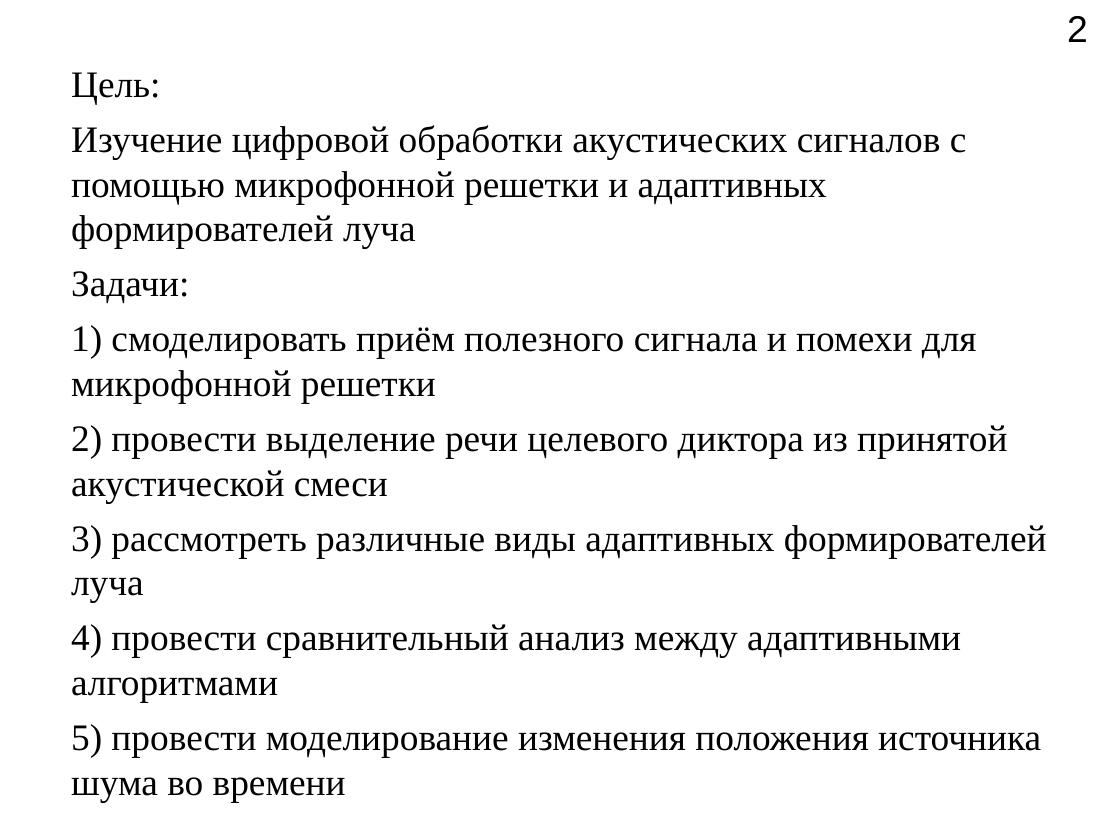
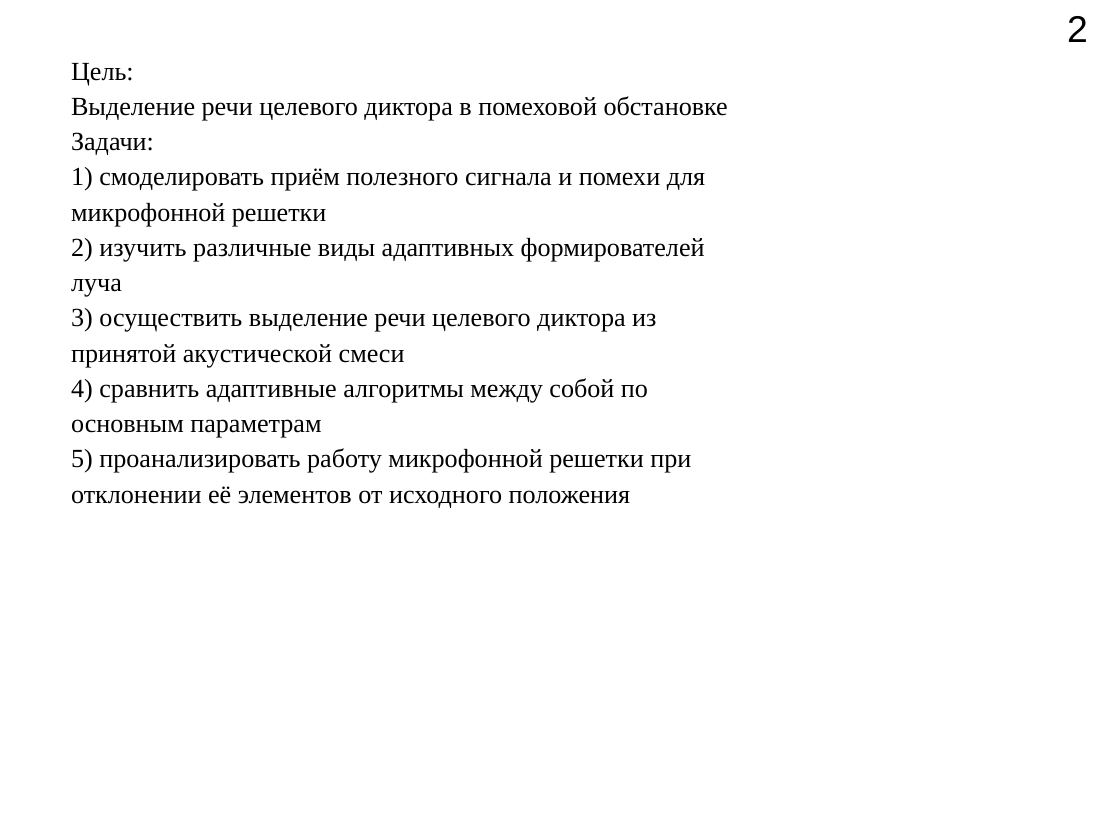
Before and after one commit to Rernamp/myDiplom, a slide deck: slide 2 of Презентация.ppt. Drawn at 1120x840 pixels with LibreOffice and Linux fonts; fonts in the diff are those of the drawing. Boxes give left, top, right and bottom in pixels: in the first picture for what was removed or moved away, otherwise in the second. Text is boxed around its words. In the diff, an @@ line names an element or a change of style, - is before the commit and + after.

```diff
--- a/Презентация.ppt
+++ b/Презентация.ppt
@@ text at (71,63,154,155): size 24 to 16.8 pt in "Цель:", "Задачи:"; line spacing 1 to 0.8 @@
@@ text at (71,96,728,121): text changed; size 24 to 16.8 pt @@
-Изучение цифровой обработки акустических сигналов с помощью микрофонной решетки и адаптивных формирователей луча
+Выделение речи целевого диктора в помеховой обстановке
@@ text at (71,167,705,508): text changed; size 24 to 16.8 pt @@
-1) смоделировать приём полезного сигнала и помехи для микрофонной решетки
-2) провести выделение речи целевого диктора из принятой акустической смеси
-3) рассмотреть различные виды адаптивных формирователей луча
-4) провести сравнительный анализ между адаптивными алгоритмами
-5) провести моделирование изменения положения источника шума во времени
+1) смоделировать приём полезного сигнала и помехи для
+микрофонной решетки
+2) изучить различные виды адаптивных формирователей
+луча
+3) осуществить выделение речи целевого диктора из
+принятой акустической смеси
+4) сравнить адаптивные алгоритмы между собой по
+основным параметрам
+5) проанализировать работу микрофонной решетки при
+отклонении её элементов от исходного положения
```
Also in this commit, not shown: 7 other slides changed, 1 other file.
